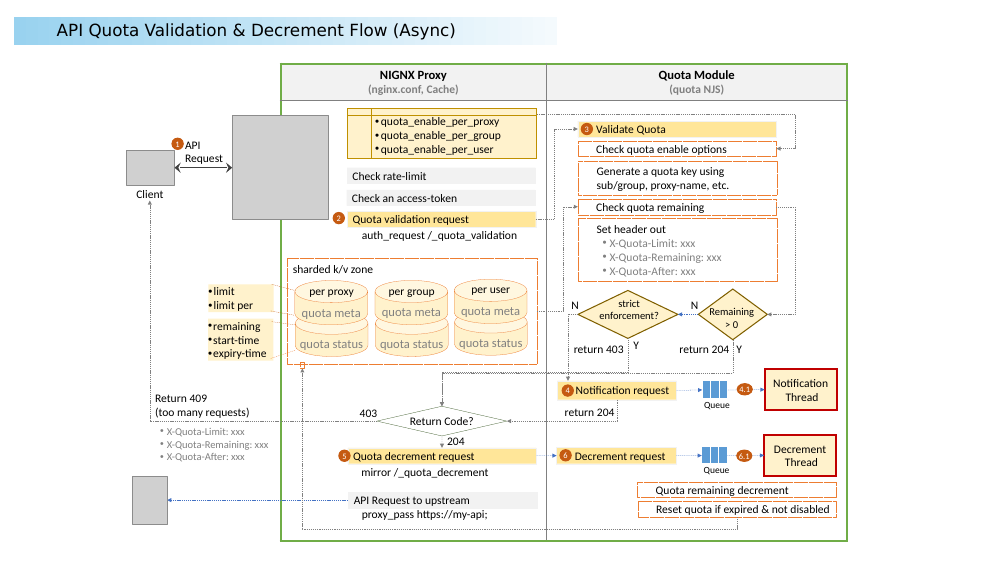
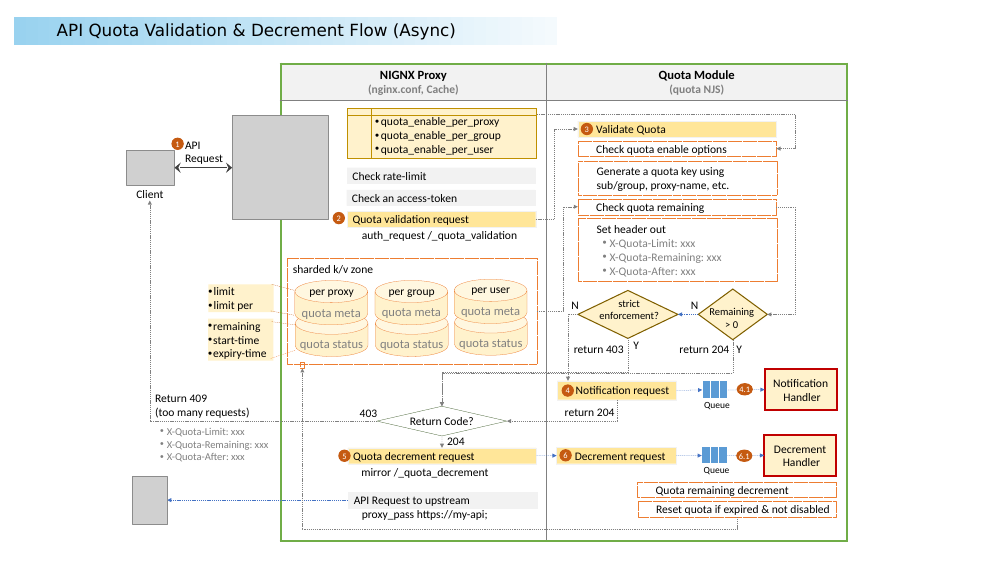
Before and after one commit to nginx-quotas/nginx-api-quotas, a slide deck: slide 6 of docs/nginx-quota-limit.pptx. Drawn at 1008x567 pixels with LibreOffice and Linux fonts; fonts in the diff are those of the drawing; grey boxes stand for pictures; background and template pictures are left out. Boxes give left, top, right and bottom in pixels: in the first picture for what was removed or moved away, otherwise in the second. Text is boxed around its words. In the diff, an @@ line names an element or a change of style, - is before the commit and + after.

Commit message:
fix: async handler for notification & decrement quota

```diff
--- a/docs/nginx-quota-limit.pptx
+++ b/docs/nginx-quota-limit.pptx
@@ text in rectangle at (x1=783, y1=393, x2=820, y2=401): text changed @@
-Thread
+Handler
@@ text in rectangle at (x1=783, y1=458, x2=820, y2=466): text changed @@
-Thread
+Handler
```
Also in this commit, not shown: 1 other file.
